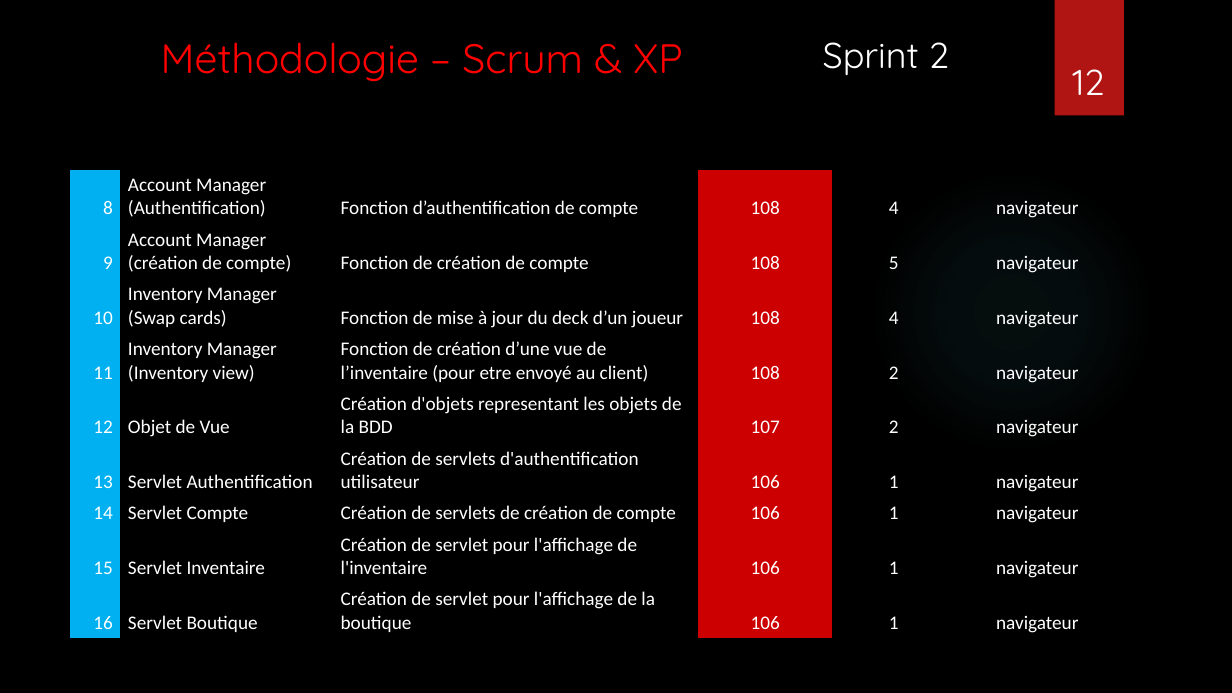
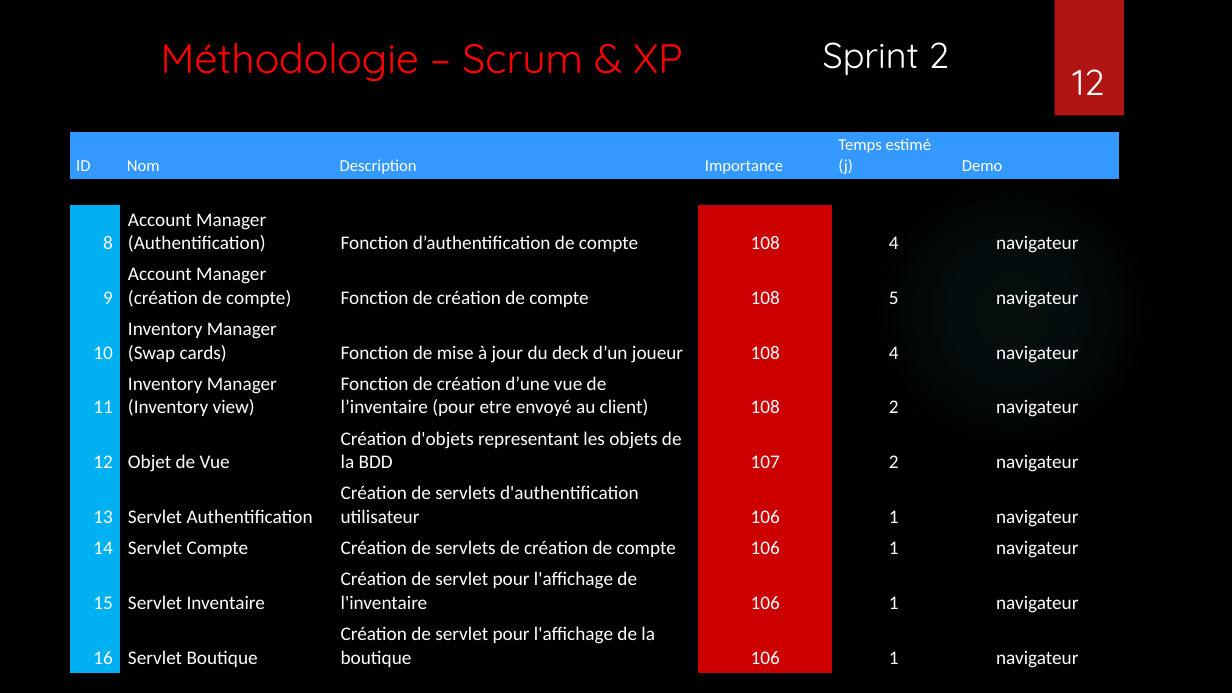
Before and after one commit to Vinspi/DropDaBomb, a slide deck: slide 12 of Documentation/PresentationPIA.pptx. Drawn at 1232x693 pixels with LibreOffice and Linux fonts; fonts in the diff are those of the drawing; background and template pictures are left out. Boxes give left, top, right and bottom in pixels: in the first picture for what was removed or moved away, otherwise in the second. Text is boxed around its words. In the diff, an @@ line names an element or a change of style, - is before the commit and + after.

```diff
--- a/Documentation/PresentationPIA.pptx
+++ b/Documentation/PresentationPIA.pptx
@@ table added at (x1=69, y1=132, x2=1119, y2=178), 1 rows, 6 columns @@
+ID | Nom | Description | Importance | Temps estimé (j) | Demo
@@ table moved from (x1=69, y1=169, x2=1119, y2=637) to (x1=69, y1=204, x2=1119, y2=672) @@
```
Also in this commit, not shown: 4 other slides changed, 1 slide added.
